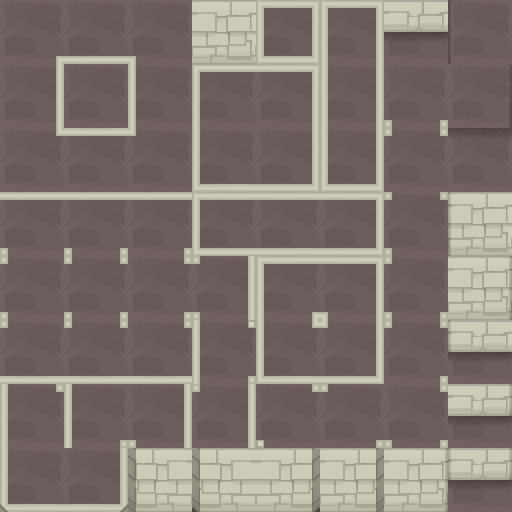
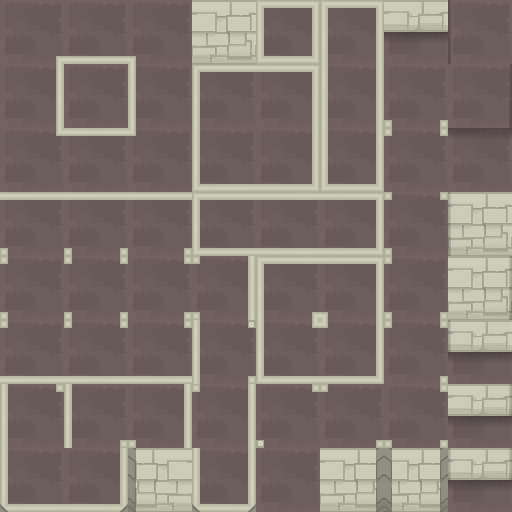
Layer changes from the first 512px x 512px image to the second:
painted on "shadow" over (192, 448, 448, 512)
painted on "walls" over (192, 448, 448, 512)
